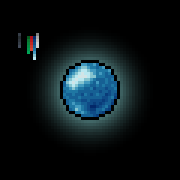
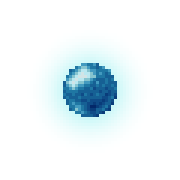
Layered file, before and after one edit (180px x 180px). Changes by layer:
painted on "Pasted Layer" over [60, 60, 120, 120]
hid "Background" over [0, 0, 180, 180]
